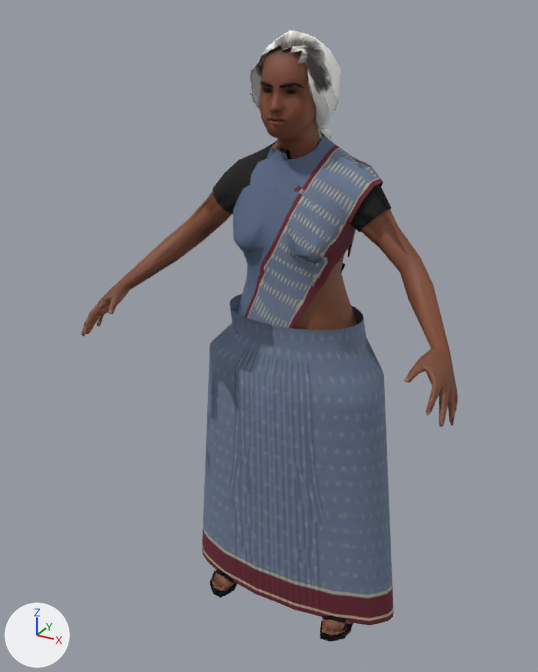
The glTF model godot-chennai/assets/people/elderly_woman_blue.glb, before and after one commit.
One viewpoint serves both versions: a camera (50 mm lens) standing at (0.785, -1.615, 1.588) and looking at (-0.045, -0.106, 0.833). The lights are fixed; the arrows at lower left show +X, +Y and +Z. The older version comes first. Vertices at exactly the same position are counted once.

Objects in the first picture: 'Body', 'Body_LOD1'.
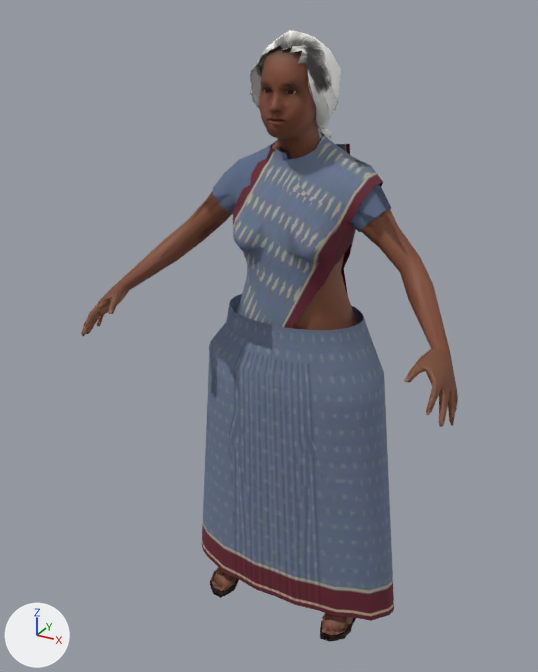
What differs and where, as boxes (x1, y1, x2, y2) in the pictures (538 x 672 px; the box of a moved part takes in the faces that stretch with it):
part 1 of me_body, added (mostly hidden): after (336, 144, 350, 295)
part 2 of me_body, moved or reshaped: before (202, 294, 393, 625); after (202, 294, 394, 621)
part 3 of me_body, surface changed: (212, 83, 391, 641) in both
part 4 of me_body_lod1, moved or reshaped: before (202, 305, 394, 625); after (202, 310, 394, 618)
part 5 of me_body_lod1, deleted: before (309, 254, 327, 262)
part 6 of me_body_lod1, surface changed: (212, 84, 374, 642) in both

What changed in the scene script:
```text
Change me_body:
    used by ob_body; location = (0.0, 0.0, 0.0)
    remove me_body.from_pydata(...)  # 5446 vertices, 7836 faces; spans x -0.48..0.48, y -0.34..0.09, z 0.0..1.55
    add me_body.from_pydata(...)  # 5478 vertices, 7878 faces; spans x -0.48..0.48, y -0.34..0.12, z 0.0..1.55
    me_body part 1: a new loose piece of 32 vertices spanning x -0.21..0.09, y 0.03..0.12, z 0.59..1.3, in mat_outfit
    me_body part 2: 349 vertices moved from x -0.32..0.32, y -0.18..0.08, z 0.02..0.83 to x -0.32..0.32, y -0.18..0.08, z 0.04..0.83
    me_body part 3: 1310 kept faces spanning x -0.23..0.23, y -0.19..0.09, z 0.0..1.45 get new texture (UV) coordinates
Change me_body_lod1:
    used by ob_body_lod1; location = (0.0, 0.0, 0.0)
    remove me_body_lod1.from_pydata(...)  # 2646 vertices, 3386 faces; spans x -0.48..0.48, y -0.34..0.09, z 0.0..1.55
    add me_body_lod1.from_pydata(...)  # 2655 vertices, 3387 faces; spans x -0.48..0.48, y -0.34..0.12, z 0.0..1.55
    me_body_lod1 part 4: 108 vertices moved from x -0.28..0.28, y -0.18..0.07, z 0.02..0.83 to x -0.29..0.28, y -0.18..0.07, z 0.04..0.83; 110 vertices removed from x -0.32..0.32, y -0.19..0.08, z 0.02..0.83; 105 vertices added at x -0.32..0.32, y -0.19..0.08, z 0.04..0.83
    me_body_lod1 part 5: 1 vertex removed from x 0.09, y -0.15, z 1.06
    me_body_lod1 part 6: 763 kept faces spanning x -0.29..0.28, y -0.19..0.09, z 0.0..1.45 get new texture (UV) coordinates
    other edits to the shape of me_body_lod1 do not show in these pictures
```
